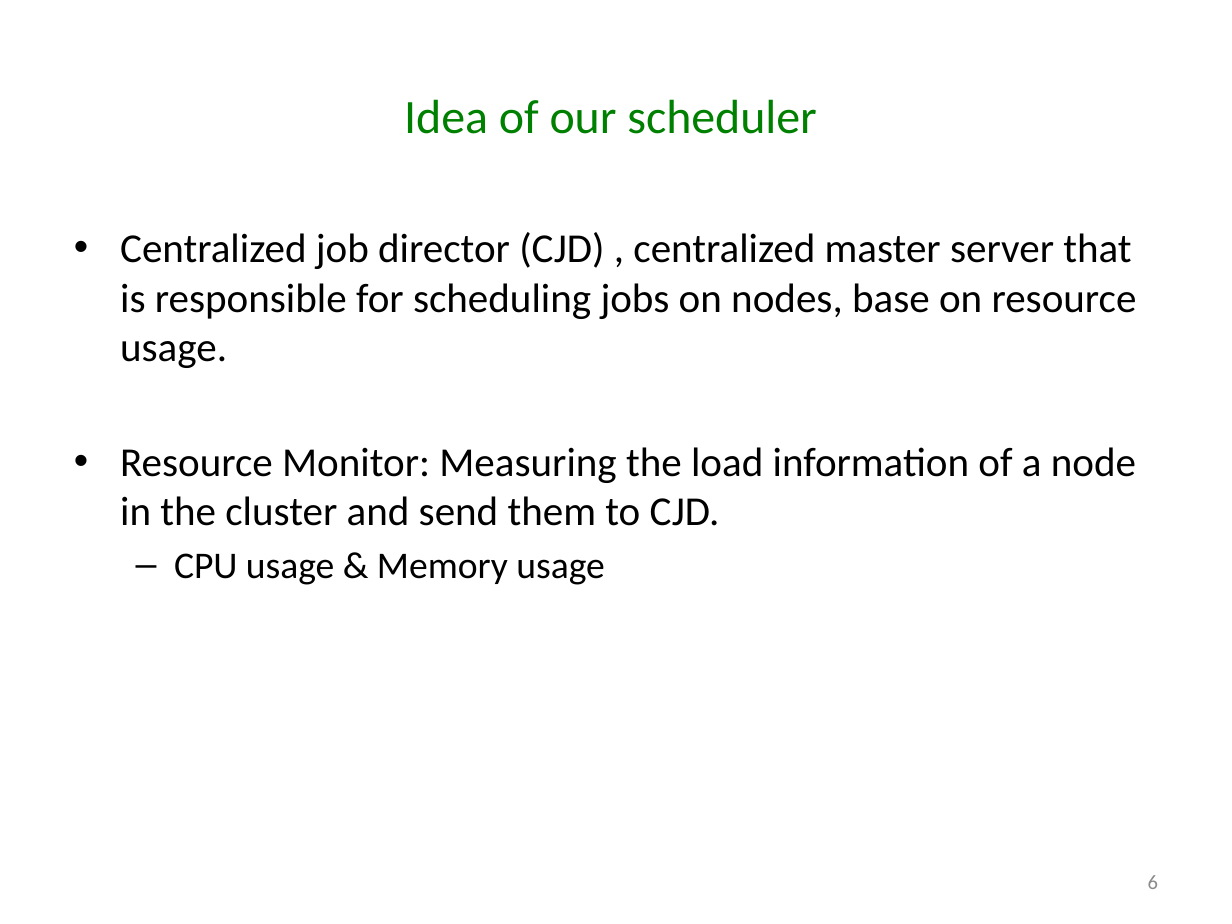
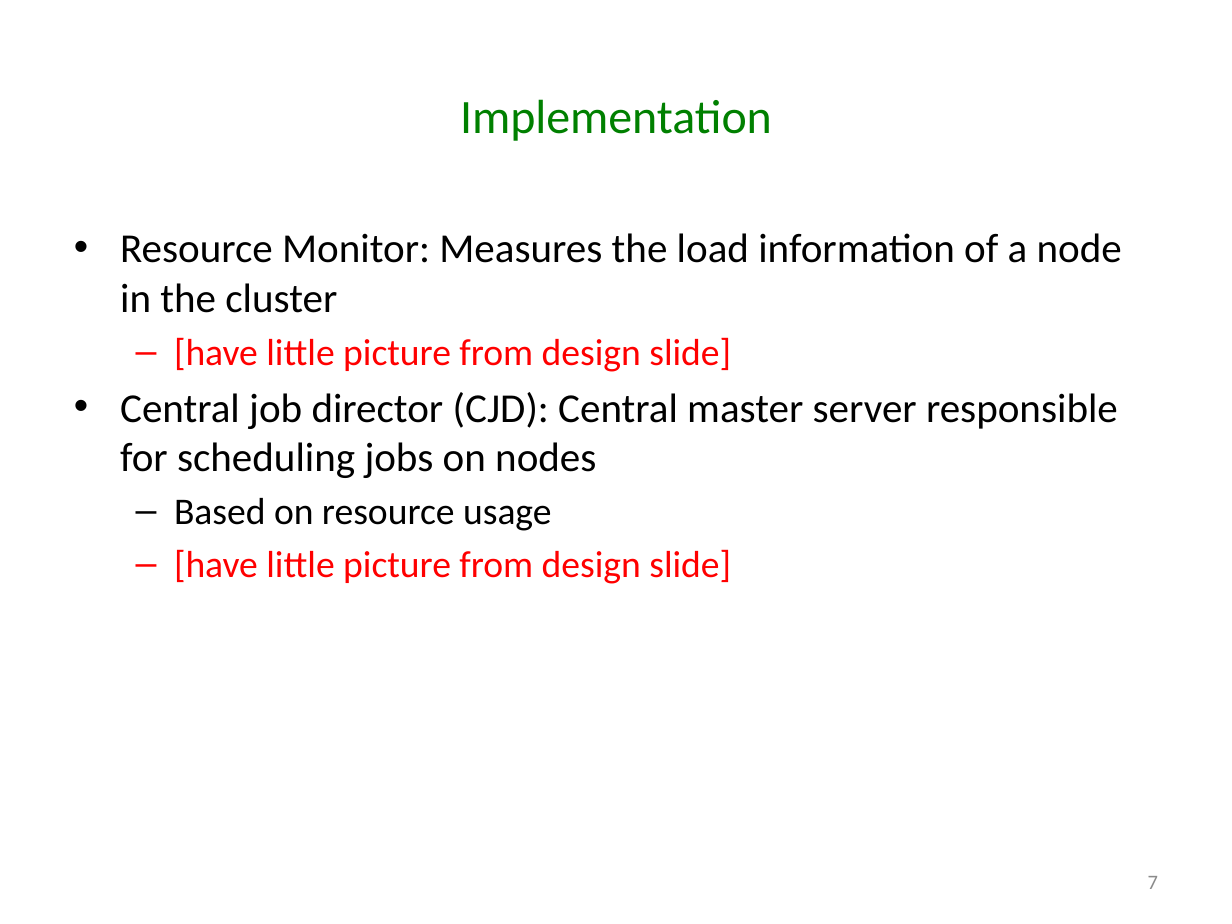
Before and after one commit to godares79/CS848-Project, a slide deck: slide 7 of PresentationSlides/Presentation.pptx (slide 6 before the commit). Drawn at 1232x924 pixels with LibreOffice and Linux fonts; fonts in the diff are those of the drawing. Boxes give left, top, right and bottom in pixels: in the first picture for what was removed or moved away, otherwise in the second. Text is boxed around its words. In the diff, an @@ line names an element or a change of style, - is before the commit and + after.

Commit message:
changed the slides

```diff
--- a/PresentationSlides/Presentation.pptx
+++ b/PresentationSlides/Presentation.pptx
@@ title at [460,99,772,141]: text changed @@
-Idea of our scheduler
+Implementation
@@ text at [120,233,1122,584]: text changed @@
-• Centralized job director (CJD) , centralized master server that is responsible for scheduling jobs on nodes, base on resource usage.
-• Resource Monitor: Measuring the load information of a node in the cluster and send them to CJD.
-  – CPU usage & Memory usage
+• Resource Monitor: Measures the load information of a node in the cluster
+  – [have little picture from design slide]
+• Central job director (CJD): Central master server responsible for scheduling jobs on nodes
+  – Based on resource usage
+  – [have little picture from design slide]
@@ page number at [1148,876,1158,889]: text changed @@
-6
+7
```
Also in this commit, not shown: 7 other slides changed, 6 slides added, 2 slides removed, 1 other file.
